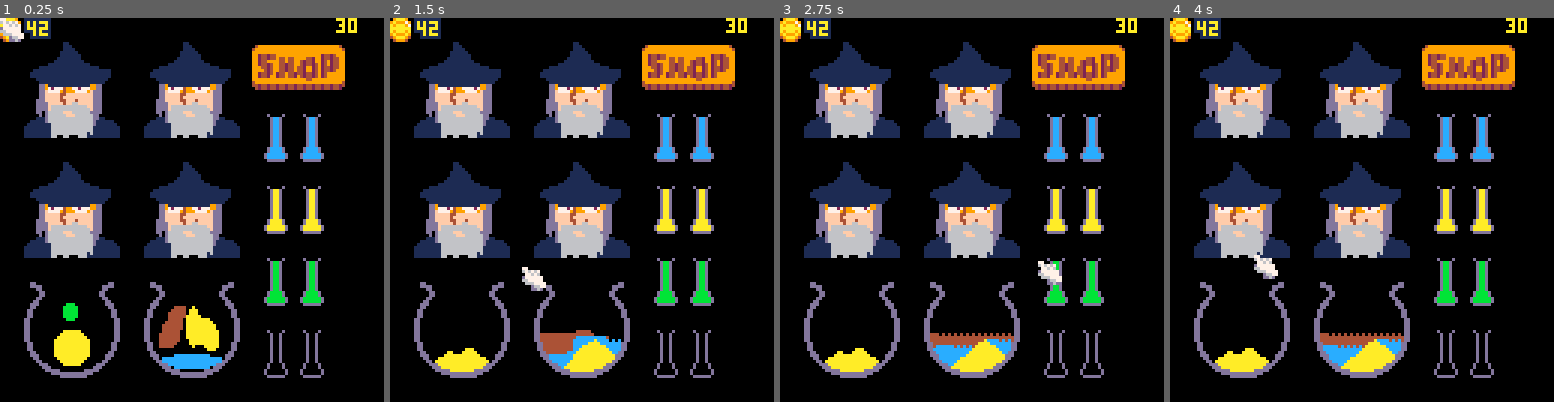
Above: before the commit, frames 1-4 (left to right).
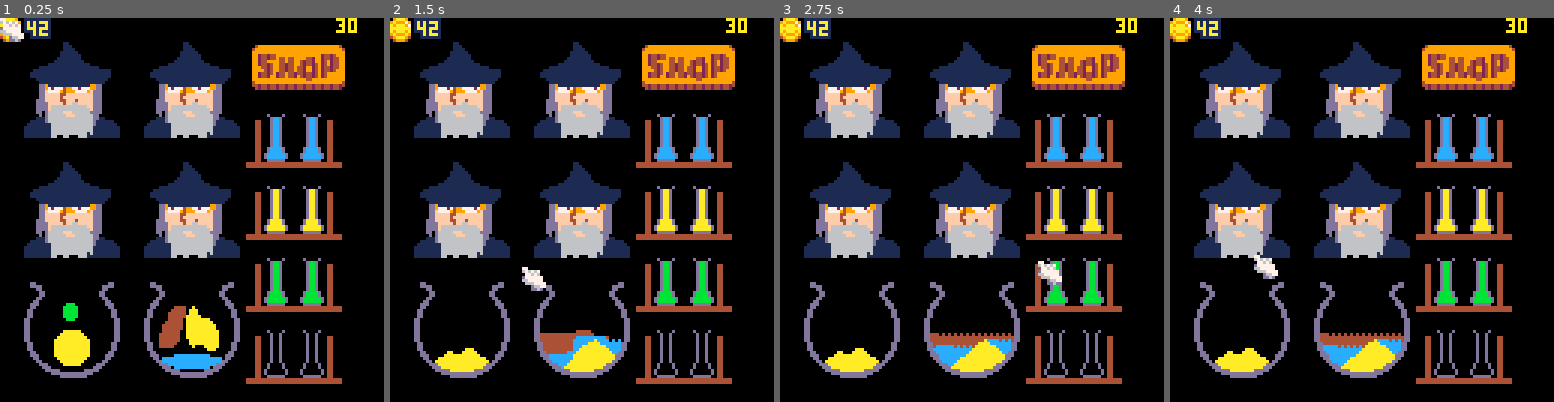
Above: after the commit, the same moments.

Repository: andbalch/cs4730_team_game
Game: PICO-8 cartridge potion.p8
The game is run twice, just before and just after one commit, with the same random seed, the same clock (stepped at 60 frames per second) and the same inputs.
Inputs (mouse positions are in pixels of both pictures, inside the frame that each line leads up to):
- Up to frame 1 (0.25 s): no input
- Up to frame 2 (1.5 s): click (459, 121) at 0.67 s; click (520, 267) at 1.22 s
- Up to frame 3 (2.75 s): click (975, 114) at 1.77 s; click (1037, 259) at 2.32 s
- Up to frame 4 (4 s): click (1492, 106) at 2.87 s; click (1254, 256) at 3.42 s; click (1315, 102) at 3.97 s

The runs differ from the first frame. In frame 1, 2.9% of the frame differs, in the area x 64-90%, y 26-96%; in frame 2, 2.9%; in frame 3, 2.9%; in frame 4, 2.9%.

Commit message:
I made shelves!!

Diff:
--- a/brew.lua
+++ b/brew.lua
@@ -53,6 +53,11 @@
 		else
 			spr(5,s.x,s.y,1,2)
 		end
+	end
+
+	-- Draw shelves
+	for i=0,7,2 do
+		spr(160,slots[i].x - 6,slots[i].y + 2,4,2)
 	end
 
 	-- Draw the held vial near the mouse.
--- a/potion.p8
+++ b/potion.p8
@@ -86,6 +86,22 @@
 00000000000000000000000000000000499999999999999999999999999999400000000000000000000000000000000000000000000000000000000000000000
 00000000000000000000000000000000442442442442442442442442442442400000000000000000000000000000000000000000000000000000000000000000
 00000000000000000000000000000000042442442442442442442442442442000000000000000000000000000000000000000000000000000000000000000000
+00044000000000000000000000044000000000000000000000000000000000000000000000000000000000000000000000000000000000000000000000000000
+00044000000000000000000000044000000000000000000000000000000000000000000000000000000000000000000000000000000000000000000000000000
+00044000000000000000000000044000000000000000000000000000000000000000000000000000000000000000000000000000000000000000000000000000
+00044000000000000000000000044000000000000000000000000000000000000000000000000000000000000000000000000000000000000000000000000000
+00044000000000000000000000044000000000000000000000000000000000000000000000000000000000000000000000000000000000000000000000000000
+00044000000000000000000000044000000000000000000000000000000000000000000000000000000000000000000000000000000000000000000000000000
+00044000000000000000000000044000000000000000000000000000000000000000000000000000000000000000000000000000000000000000000000000000
+00044000000000000000000000044000000000000000000000000000000000000000000000000000000000000000000000000000000000000000000000000000
+00044000000000000000000000044000000000000000000000000000000000000000000000000000000000000000000000000000000000000000000000000000
+00044000000000000000000000044000000000000000000000000000000000000000000000000000000000000000000000000000000000000000000000000000
+00044000000000000000000000044000000000000000000000000000000000000000000000000000000000000000000000000000000000000000000000000000
+00044000000000000000000000044000000000000000000000000000000000000000000000000000000000000000000000000000000000000000000000000000
+00044000000000000000000000044000000000000000000000000000000000000000000000000000000000000000000000000000000000000000000000000000
+00044000000000000000000000044000000000000000000000000000000000000000000000000000000000000000000000000000000000000000000000000000
+44444444444444444444444444444444000000000000000000000000000000000000000000000000000000000000000000000000000000000000000000000000
+44444444444444444444444444444444000000000000000000000000000000000000000000000000000000000000000000000000000000000000000000000000
 __gff__
 0000000004000000000000000000000000000000000000000000000000000000000000000000000000000000000000000000000000000000000000000000000000000000000000000000000000000000000000000000000000000000000000000000000000000000000000000000000000000000000000000000000000000000
 0000000000000000000000000000000000000000000000000000000000000000000000000000000000000000000000000000000000000000000000000000000000000000000000000000000000000000000000000000000000000000000000000000000000000000000000000000000000000000000000000000000000000000
